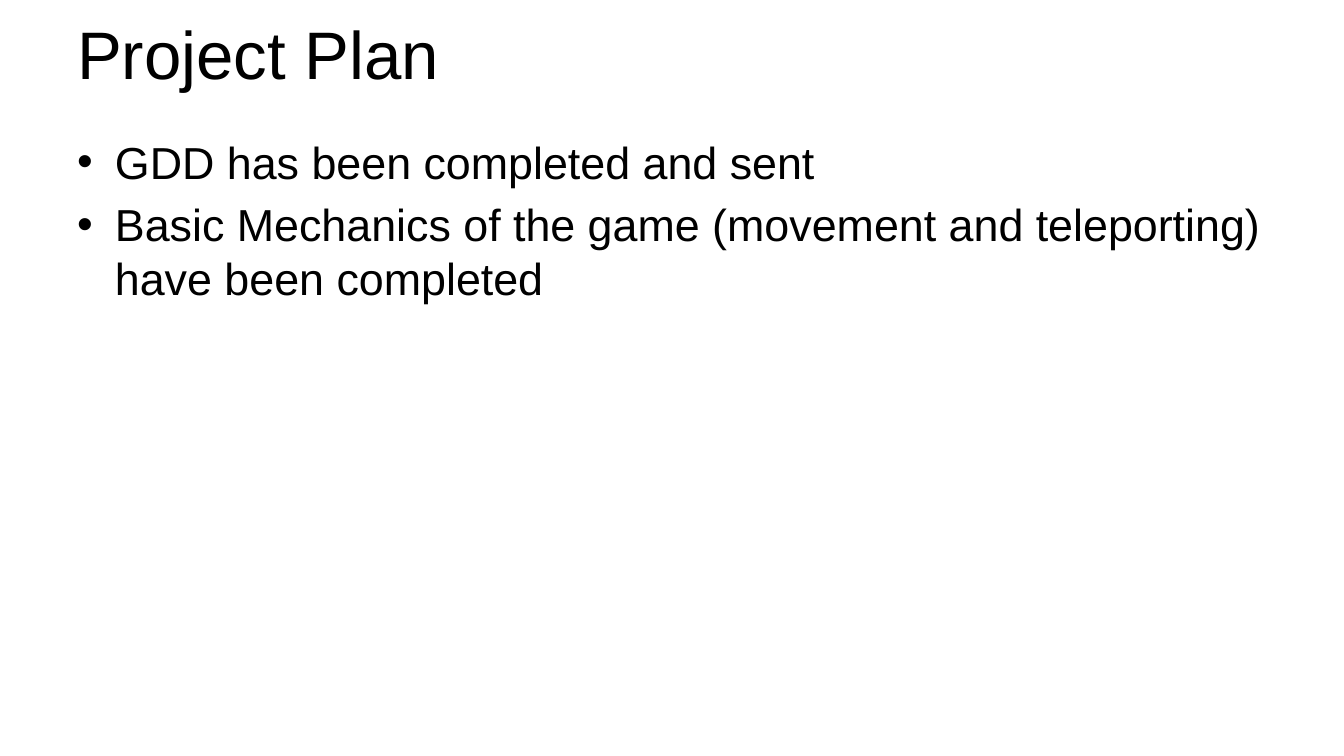
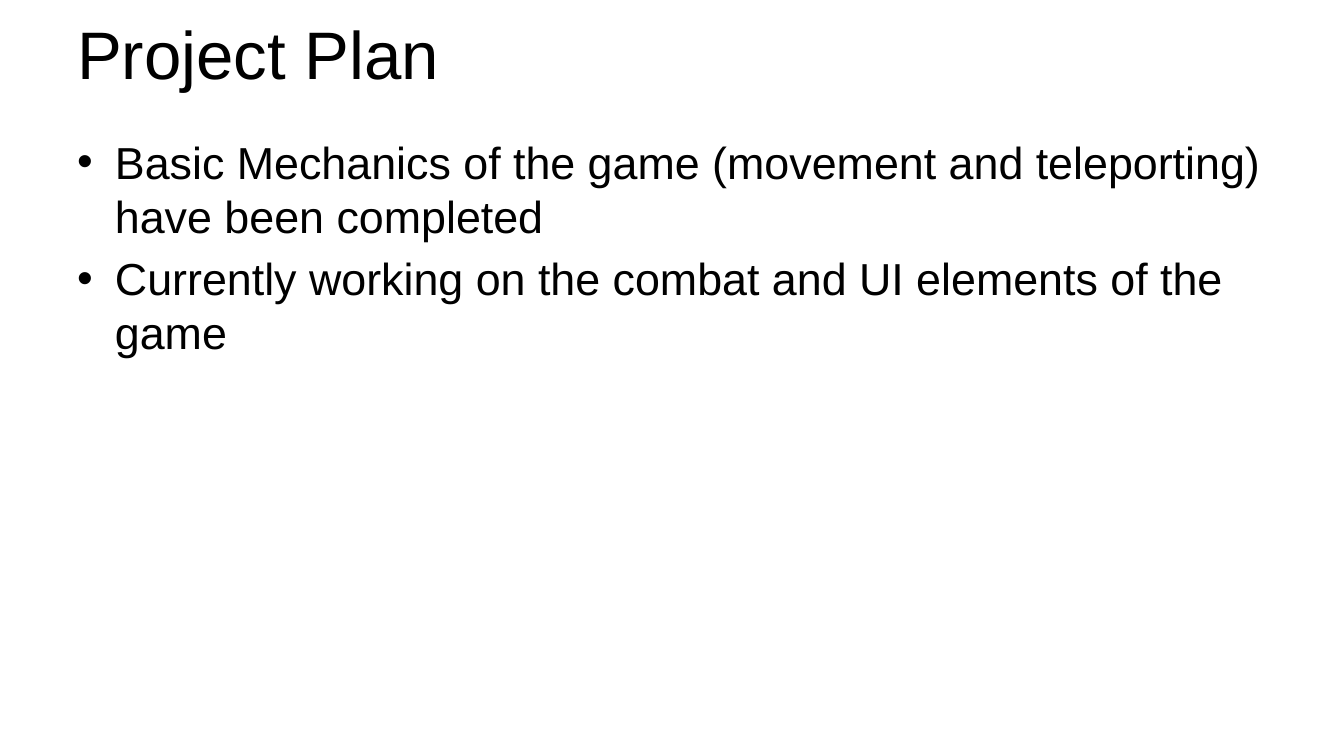
Before and after one commit to Randomdudu/GIT-Mini-Project, a slide deck: slide 3 of 30_Yongjie_35_Asnawi_Presentation.pptx. Drawn at 1344x756 pixels with LibreOffice and Linux fonts; fonts in the diff are those of the drawing; background and template pictures are left out. Boxes give left, top, right and bottom in pixels: in the first picture for what was removed or moved away, otherwise in the second. Text is boxed around its words. In the diff, an @@ line names an element or a change of style, - is before the commit and + after.

```diff
--- a/30_Yongjie_35_Asnawi_Presentation.pptx
+++ b/30_Yongjie_35_Asnawi_Presentation.pptx
@@ text at (115, 146, 815, 188): paragraph removed @@
-• GDD has been completed and sent
@@ text at (115, 262, 1222, 358): paragraph added @@
+• Currently working on the combat and UI elements of the game
```
Also in this commit, not shown: 1 slide added, 1 slide removed, 57 other files.
